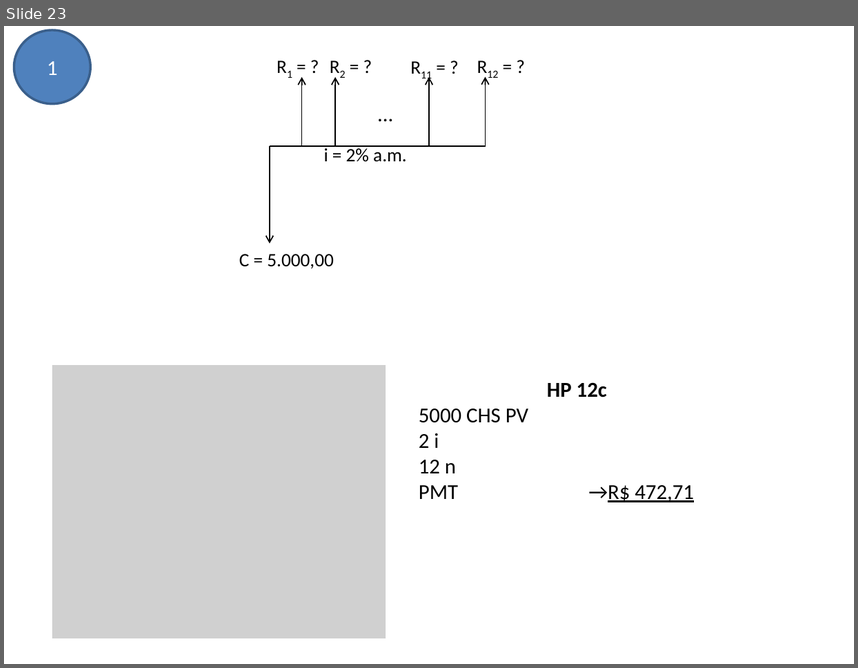
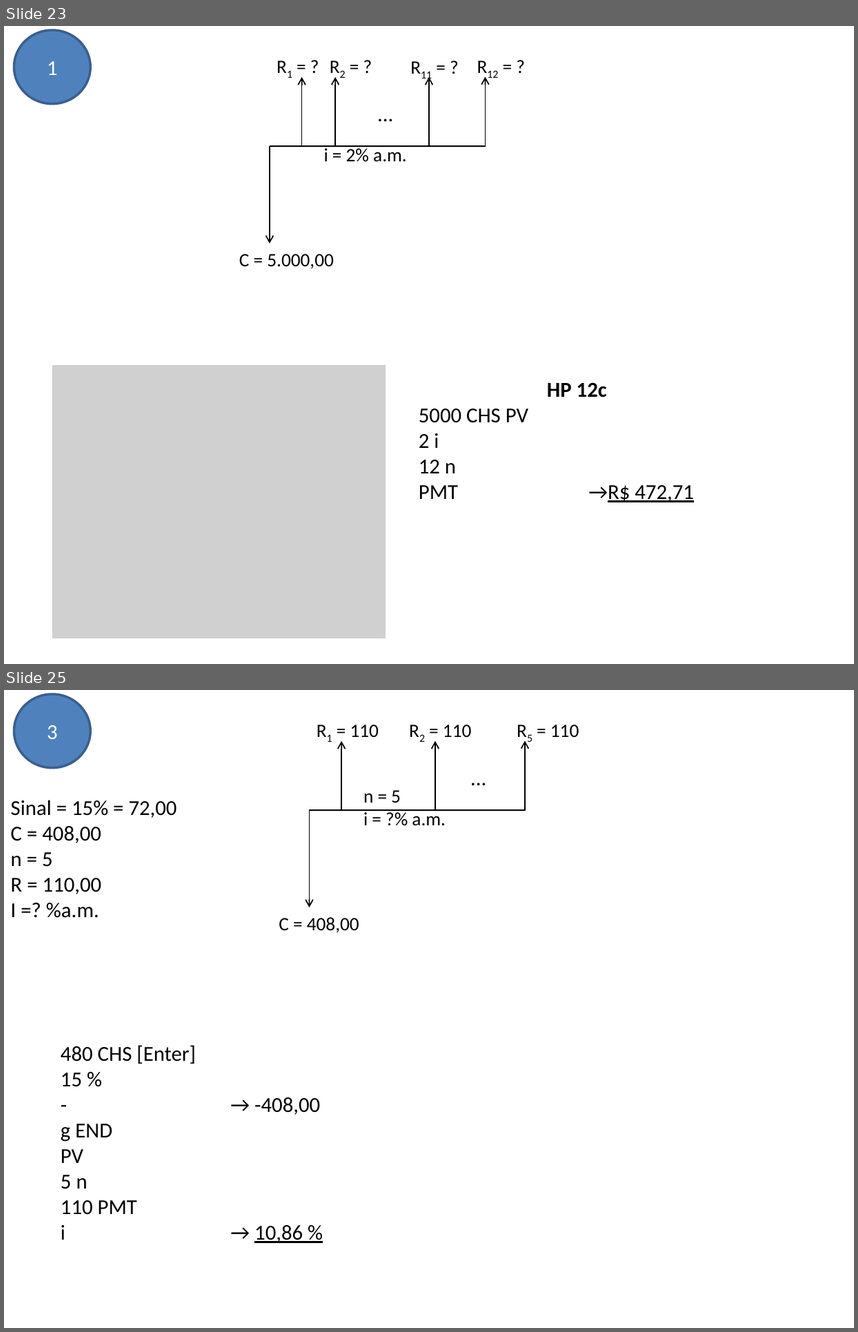
Before and after one commit to avelinoferreiragf/avelino, a slide deck: Gestao Estrategica TI/06 - Análise de Viabilidade de Projetos/Exercícios.pptx. Shown one above the other, each under a label of ours: slide 23 before the commit, slides 23 and 25 after it; the slides between them are not shown. The pictures are 858x668 and 858x1332 pixels, drawn with LibreOffice and Linux fonts; fonts in the diff are those of the drawing; grey boxes stand for pictures. Boxes give left, top, right and bottom in pixels: in the first picture for what was removed or moved away, otherwise in the second. Text is boxed around its words. In the diff, an @@ line names an element or a change of style, - is before the commit and + after.

```diff
--- a/Gestao Estrategica TI/06 - Análise de Viabilidade de Projetos/Exercícios.pptx
+++ b/Gestao Estrategica TI/06 - Análise de Viabilidade de Projetos/Exercícios.pptx
@@ slide 25 added at (4,690,854,1328), background #FFFFFF @@
@@ ellipse added at (14,694,91,768), fill #4F81BD, outline #3A5F8C 2 pt, 18 pt, text #FFFFFF @@
+3
@@ group added at (279,724,579,933): 6 texts, 4 arrows, 1 line @@
+C = 408,00
+n = 5
+i = ?% a.m.
+R5 = 110
+R1 = 110
+R2 = 110
+...
@@ text added at (11,800,177,918), 18 pt, text #000000 @@
+Sinal = 15% = 72,00
+C = 408,00
+n = 5
+R = 110,00
+I =? %a.m.
@@ text added at (61,1045,303,1243), 18 pt, text #000000 @@
+480 CHS [Enter]
+15 %
+- → -408,00
+g END
+PV
+5 n
+110 PMT
+i → 10,86 %
```
Also in this commit, not shown: 13 other slides added.
